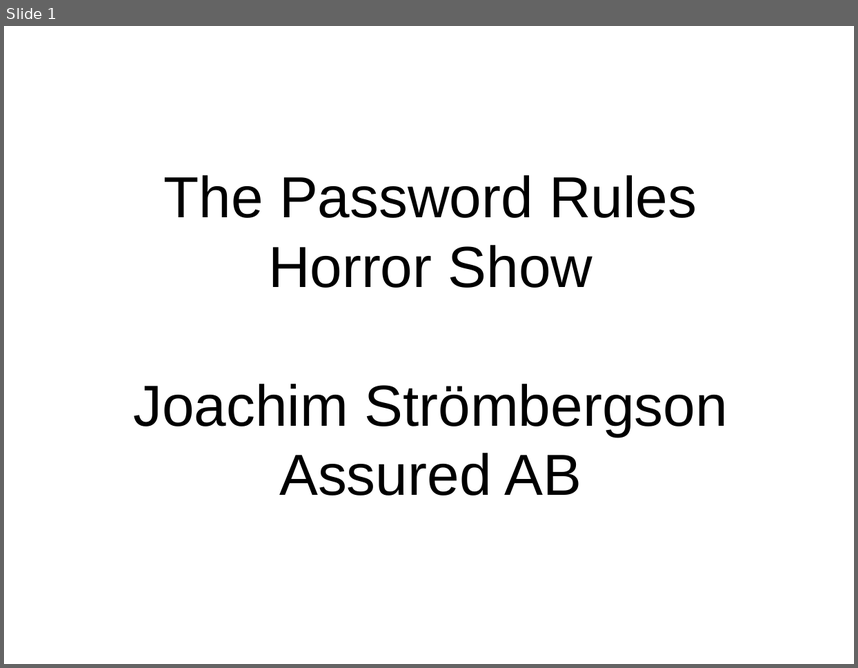
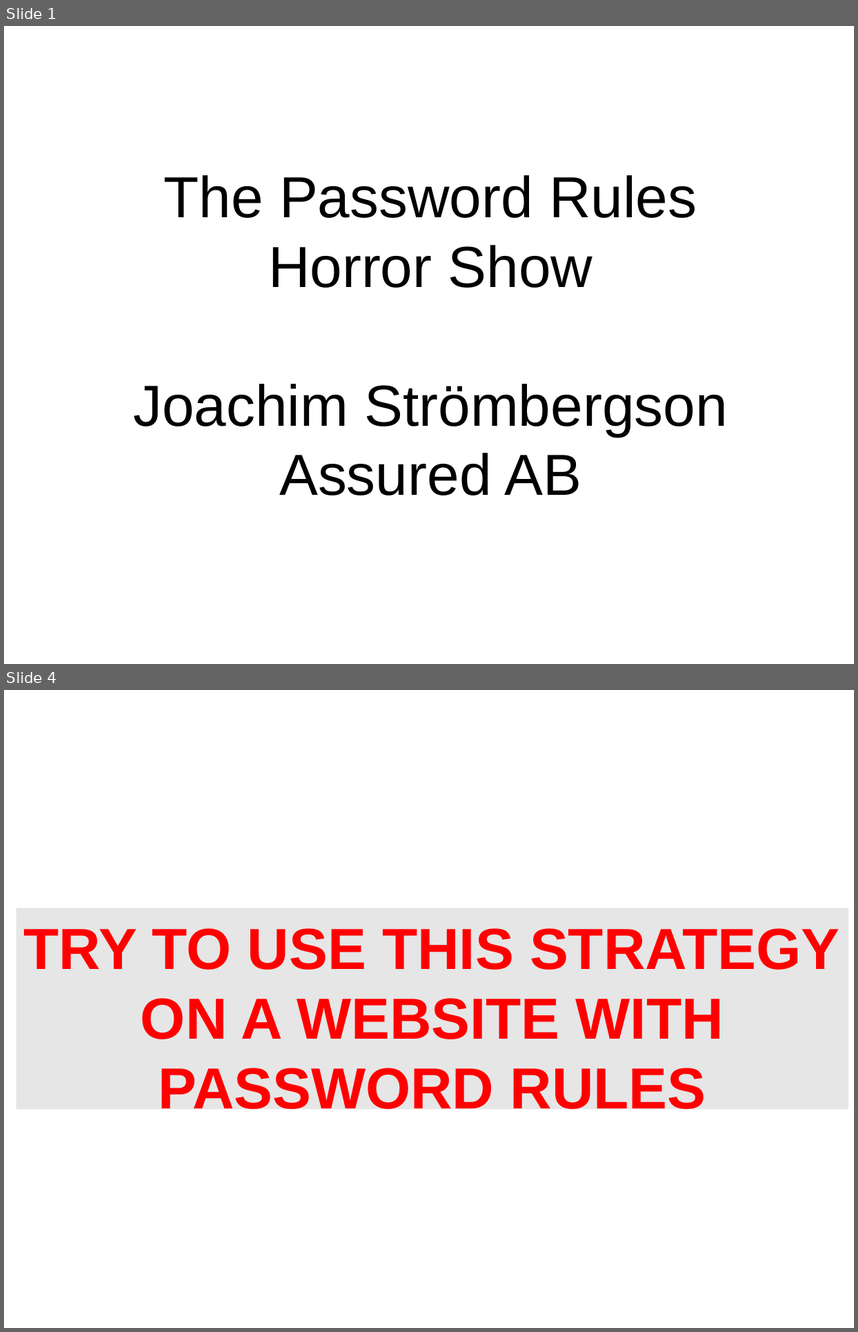
Before and after one commit to secworks/password_rules, a slide deck: Password_Rules_Horror_Show.odp. Shown one above the other, each under a label of ours: slide 1 before the commit, slides 1 and 4 after it; the slides between them are not shown. The pictures are 858x668 and 858x1332 pixels, drawn with LibreOffice and Linux fonts; fonts in the diff are those of the drawing; background and template pictures are left out. Boxes give left, top, right and bottom in pixels: in the first picture for what was removed or moved away, otherwise in the second. Text is boxed around its words. In the diff, an @@ line names an element or a change of style, - is before the commit and + after.

```diff
--- a/Password_Rules_Horror_Show.odp
+++ b/Password_Rules_Horror_Show.odp
@@ slide 4 added at box(4, 690, 854, 1328), background picture (left out) @@
@@ rectangle added at box(16, 907, 849, 1109), fill #E6E6E6, 54 pt, text #FF0000, bold @@
+TRY TO USE THIS STRATEGY
+ON A WEBSITE WITH
+PASSWORD RULES
```
Also in this commit, not shown: 1 slide changed, 2 other slides added, 1 slide removed, 1 other file.
